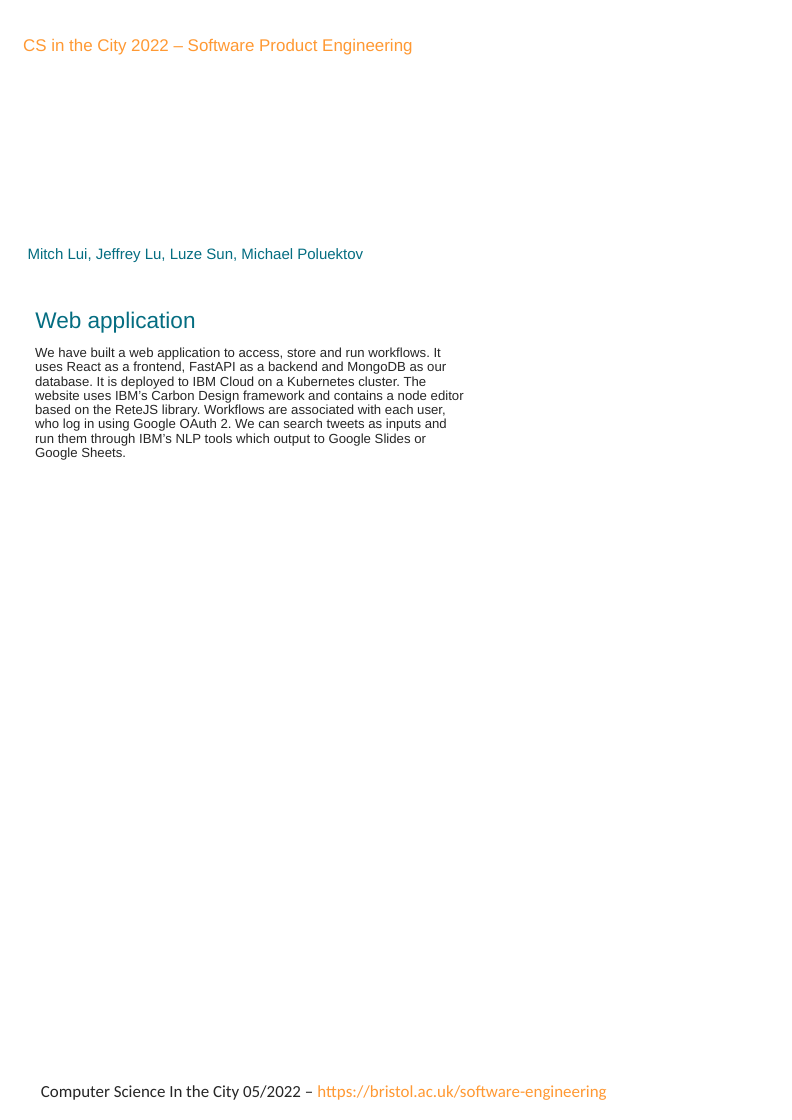
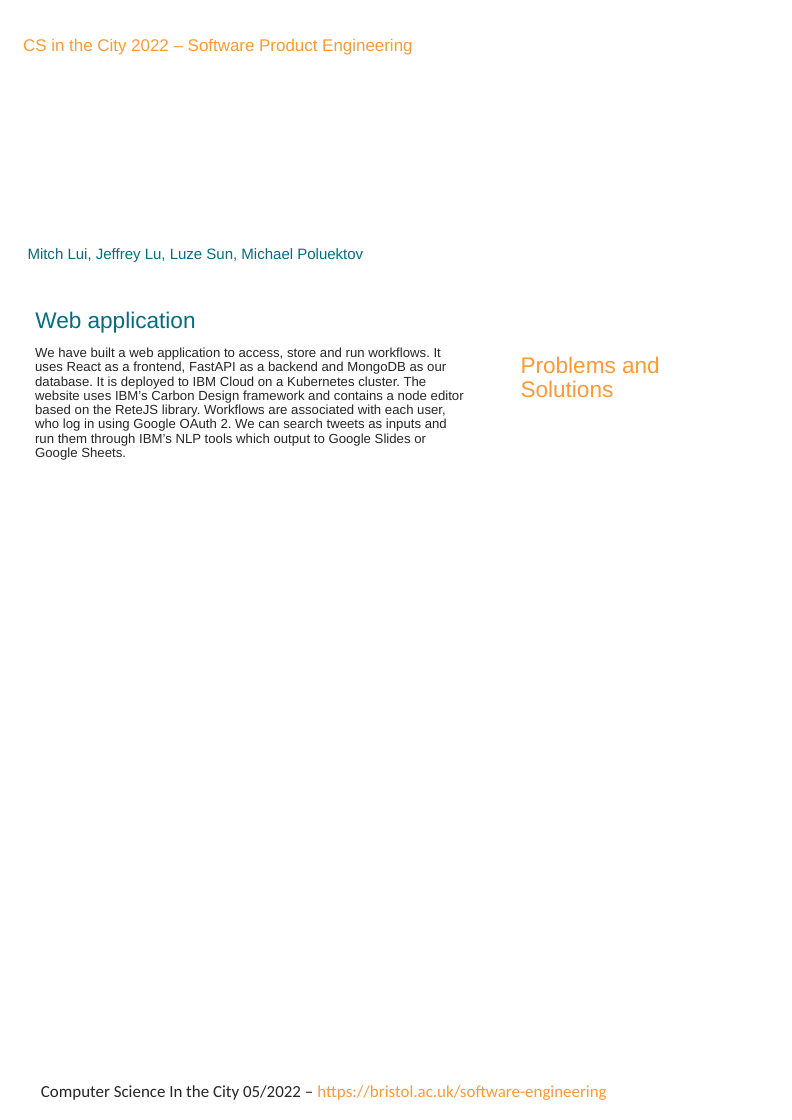
Before and after one commit to spe-uob/2021-AIWorkflow, a slide deck: slide 1 of presentation.odp. Drawn at 792x1120 pixels with LibreOffice and Linux fonts; fonts in the diff are those of the drawing; background and template pictures are left out. Boxes give left, top, right and bottom in pixels: in the first picture for what was removed or moved away, otherwise in the second. Text is boxed around its words. In the diff, an @@ line names an element or a change of style, - is before the commit and + after.

Commit message:
add problems part

```diff
--- a/presentation.odp
+++ b/presentation.odp
@@ text added at (521, 356, 660, 398), 24 pt, text #FF9933 @@
+Problems and Solutions
```
Also in this commit, not shown: 2 other files.
